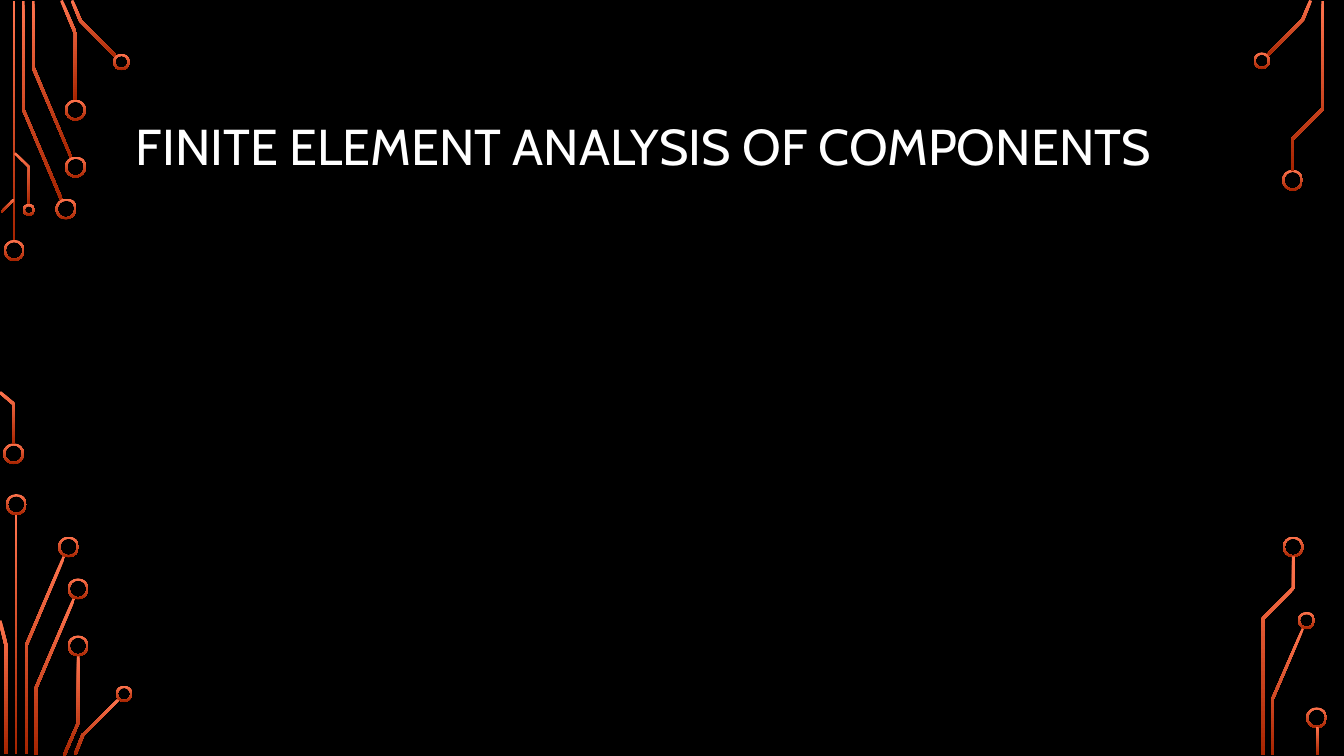
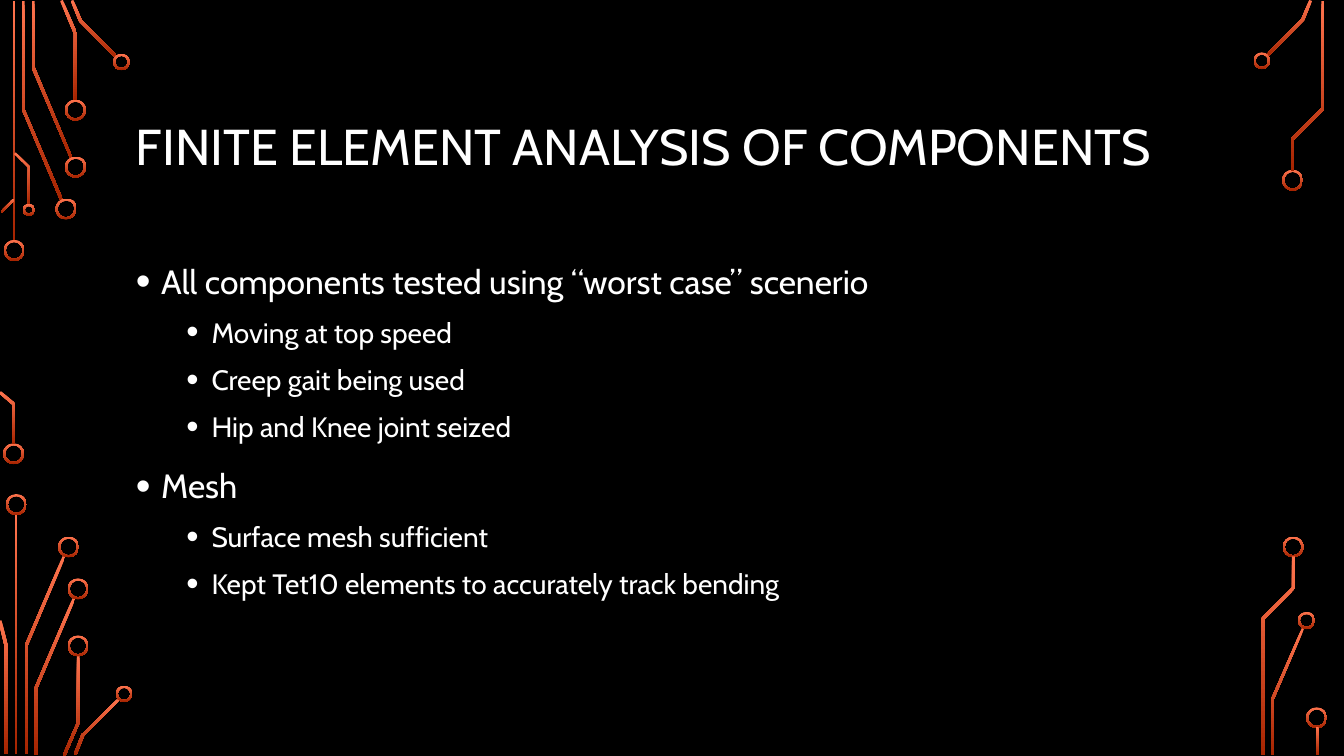
Before and after one commit to Logiant/AgileRoboticControls, a slide deck: slide 24 of Documentation/Presentation/Design Presentation/Design Presentation.pptx (slide 22 before the commit). Drawn at 1344x756 pixels with LibreOffice and Linux fonts; fonts in the diff are those of the drawing; background and template pictures are left out. Boxes give left, top, right and bottom in pixels: in the first picture for what was removed or moved away, otherwise in the second. Text is boxed around its words. In the diff, an @@ line names an element or a change of style, - is before the commit and + after.

```diff
--- a/Documentation/Presentation/Design Presentation/Design Presentation.pptx
+++ b/Documentation/Presentation/Design Presentation/Design Presentation.pptx
@@ text added at (161, 268, 868, 601), 20 pt, text #FFFFFF @@
+• All components tested using “worst case” scenerio
+  • Moving at top speed
+  • Creep gait being used
+  • Hip and Knee joint seized
+• Mesh
+  • Surface mesh sufficient
+  • Kept Tet10 elements to accurately track bending
```
Also in this commit, not shown: 4 other slides changed, 4 slides added, 1 other file.
